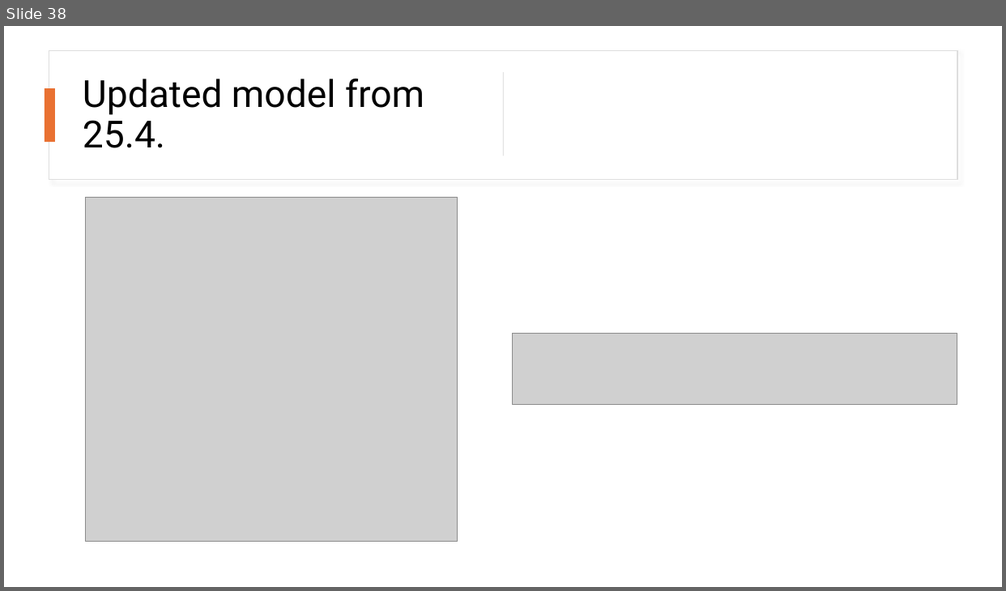
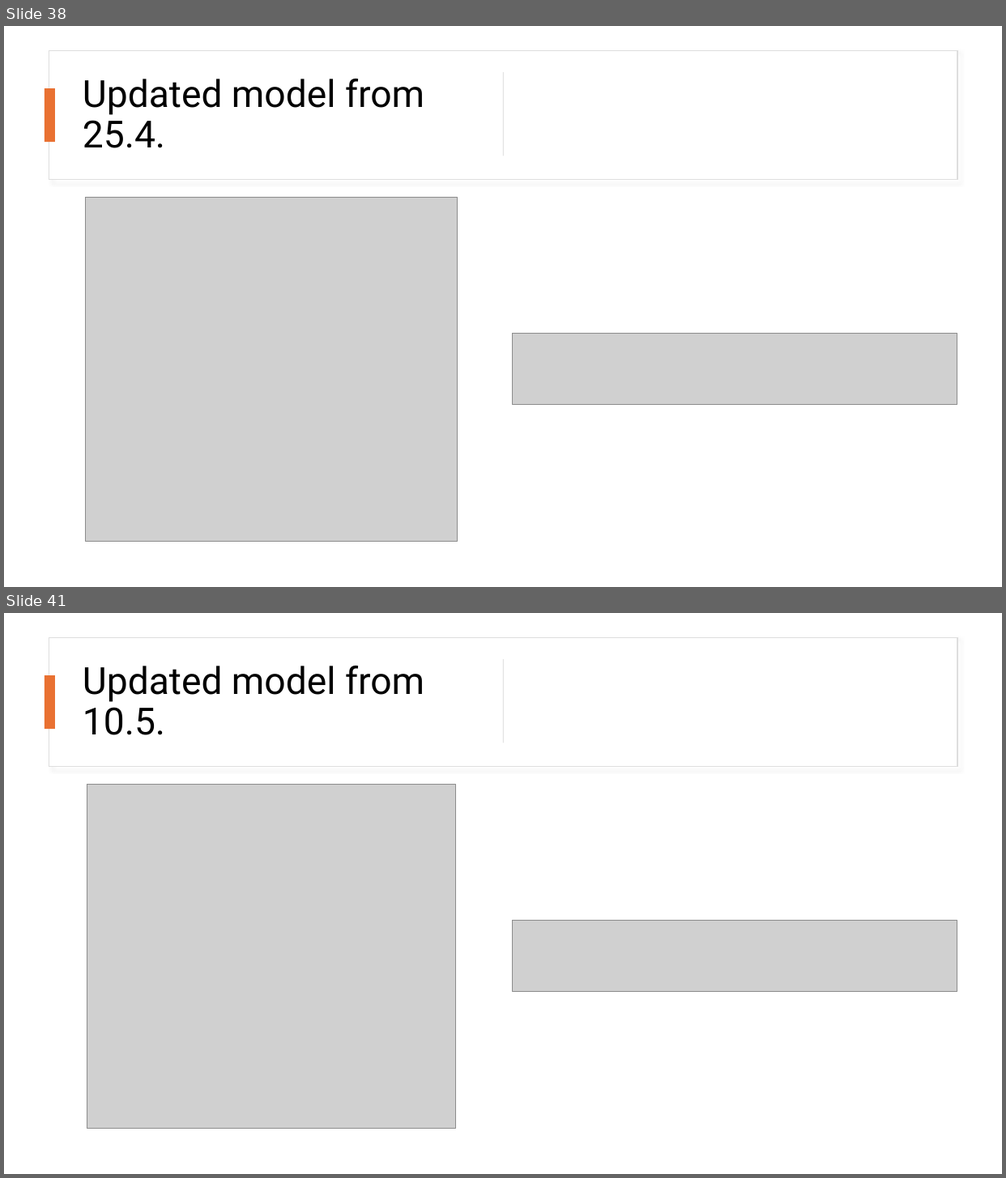
Before and after one commit to kutalekj/football-outcomes-predictor, a slide deck: src/apifootball_model/main_model_training_experiments/25-03-18/TensorBoard_logs.pptx. Shown one above the other, each under a label of ours: slide 38 before the commit, slides 38 and 41 after it; the slides between them are not shown. The pictures are 1006x591 and 1006x1178 pixels, drawn with LibreOffice and Linux fonts; fonts in the diff are those of the drawing; grey boxes stand for pictures. Boxes give left, top, right and bottom in pixels: in the first picture for what was removed or moved away, otherwise in the second. Text is boxed around its words. In the diff, an @@ line names an element or a change of style, - is before the commit and + after.

Commit message:
Update trained main model and records file and graph

```diff
--- a/src/apifootball_model/main_model_training_experiments/25-03-18/TensorBoard_logs.pptx
+++ b/src/apifootball_model/main_model_training_experiments/25-03-18/TensorBoard_logs.pptx
@@ slide 41 added at bbox=[4, 613, 1002, 1174], background #FFFFFF @@
@@ rectangle added at bbox=[49, 637, 957, 766], fill #FFFFFF, outline #DEDEDE 1 pt @@
@@ rectangle added at bbox=[503, 659, 504, 743], fill #D5D5D5 @@
@@ rectangle added at bbox=[44, 676, 55, 730], fill #E97132 @@
@@ text added at bbox=[83, 666, 424, 735], 36 pt, text #000000 @@
+Updated model from 10.5.
@@ picture added at bbox=[87, 785, 455, 1129] @@
@@ picture added at bbox=[513, 921, 957, 992] @@
```
Also in this commit, not shown: 2 other slides added, 6 other files.
